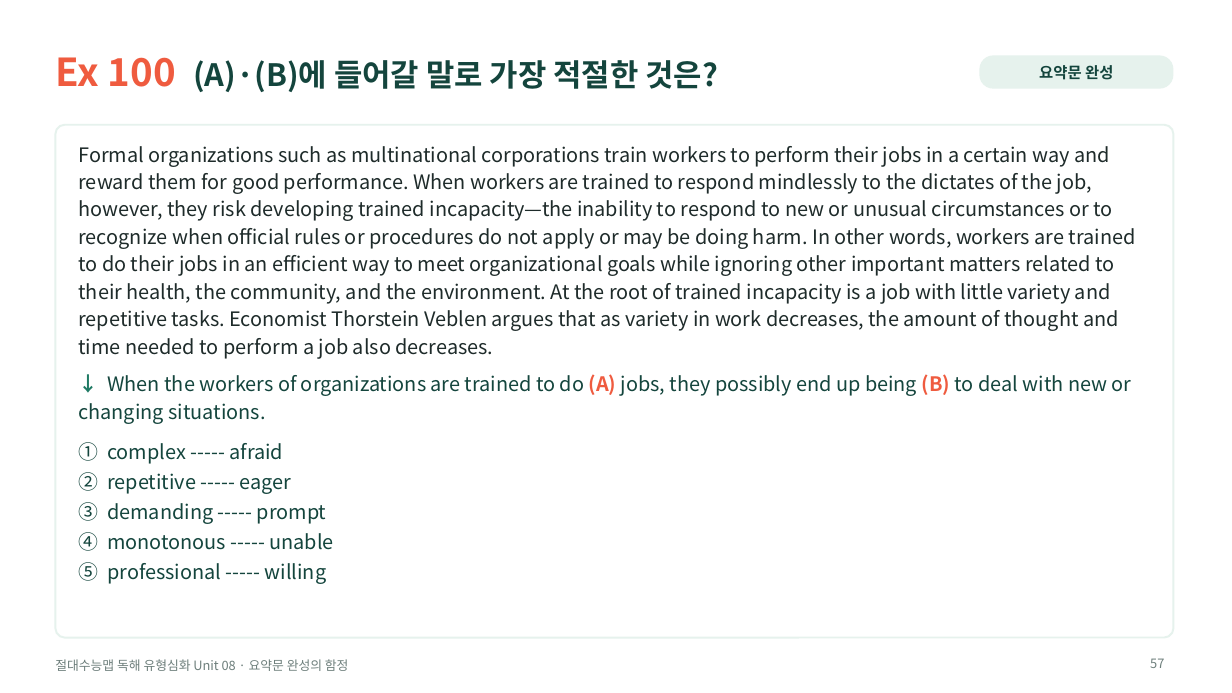
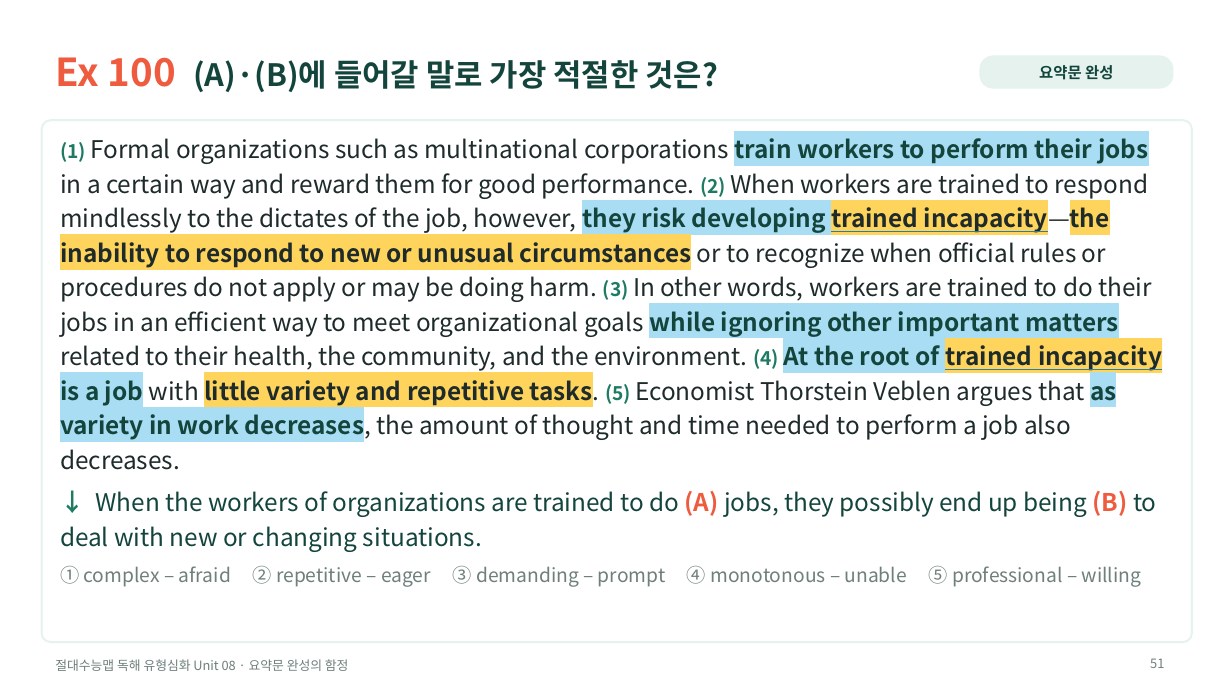
Before and after one commit to HUFSDavid/HUFSDavid, a slide deck: slide 51 of 절대수능맵_독해유형심화_Unit08_수업PPT.pptx (slide 57 before the commit). Drawn at 1232x693 pixels with LibreOffice and Linux fonts; fonts in the diff are those of the drawing. Boxes give left, top, right and bottom in pixels: in the first picture for what was removed or moved away, otherwise in the second. Text is boxed around its words. In the diff, an @@ line names an element or a change of style, - is before the commit and + after.

```diff
--- a/절대수능맵_독해유형심화_Unit08_수업PPT.pptx
+++ b/절대수능맵_독해유형심화_Unit08_수업PPT.pptx
@@ rounded rectangle: place and size @@
-rounded rectangle at <box>55,125,1174,638</box>
+rounded rectangle at <box>42,120,1192,642</box>
@@ text at <box>60,138,1162,470</box>: text changed; size 15.5 to 19 pt @@
-Formal organizations such as multinational corporations train workers to perform their jobs in a certain way and reward them for good performance. When workers are trained to respond mindlessly to the dictates of the job, however, they risk developing trained incapacity—the inability to respond to new or unusual circumstances or to recognize when official rules or procedures do not apply or may be doing harm. In other words, workers are trained to do their jobs in an efficient way to meet organizational goals while ignoring other important matters related to their health, the community, and the environment. At the root of trained incapacity is a job with little variety and repetitive tasks. Economist Thorstein Veblen argues that as variety in work decreases, the amount of thought and time needed to perform a job also decreases.
+(1) Formal organizations such as multinational corporations train workers to perform their jobs in a certain way and reward them for good performance. (2) When workers are trained to respond mindlessly to the dictates of the job, however, they risk developing trained incapacity—the inability to respond to new or unusual circumstances or to recognize when official rules or procedures do not apply or may be doing harm. (3) In other words, workers are trained to do their jobs in an efficient way to meet organizational goals while ignoring other important matters related to their health, the community, and the environment. (4) At the root of trained incapacity is a job with little variety and repetitive tasks. (5) Economist Thorstein Veblen argues that as variety in work decreases, the amount of thought and time needed to perform a job also decreases.
@@ text "(1) Formal organizations such as ...": place and size @@
-text "(1) Formal organizations such as ..." at <box>79,146,1136,584</box>
+text "(1) Formal organizations such as ..." at <box>60,138,1162,587</box>
@@ text at <box>60,491,1157,552</box>: size 15.5 to 19 pt in "↓ When the workers of organizations are ..."; line spacing 1.15 to 1.18; less space between paragraphs @@
@@ text at <box>60,566,1141,587</box>: text changed; size 15.5 to 15 pt; text colour #14453D to #6E7F7C @@
-① complex ----- afraid
-② repetitive ----- eager
-③ demanding ----- prompt
-④ monotonous ----- unable
-⑤ professional ----- willing
+① complex – afraid ② repetitive – eager ③ demanding – prompt ④ monotonous – unable ⑤ professional – willing
@@ page number at <box>1150,658,1164,668</box>: text changed @@
-57
+51
```
Also in this commit, not shown: 51 other slides changed, 14 slides added, 29 slides removed, 5 other files.
